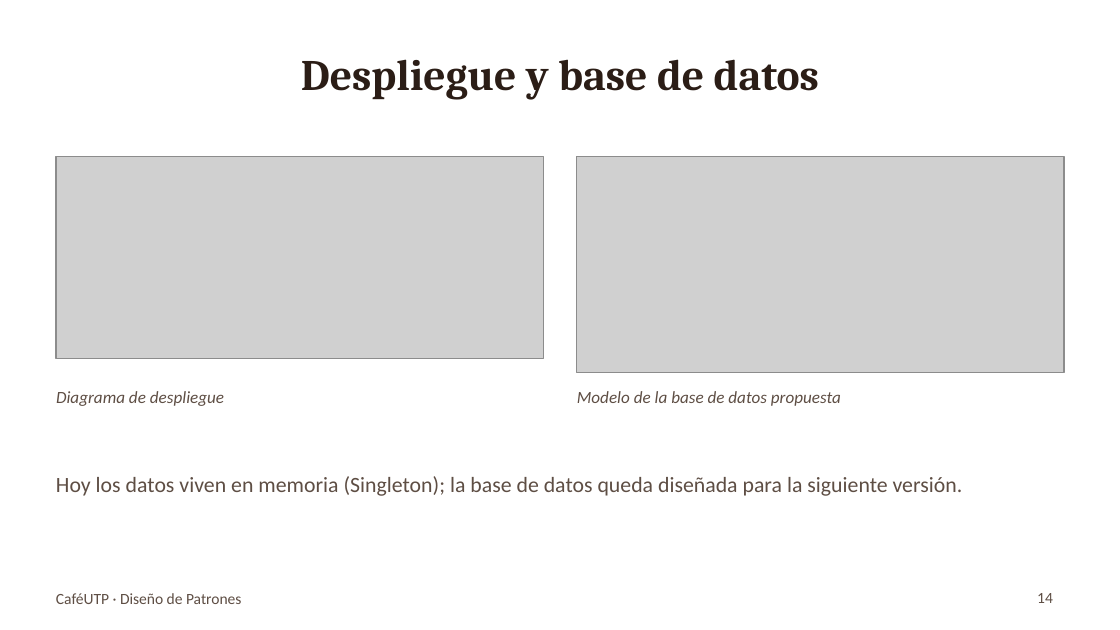
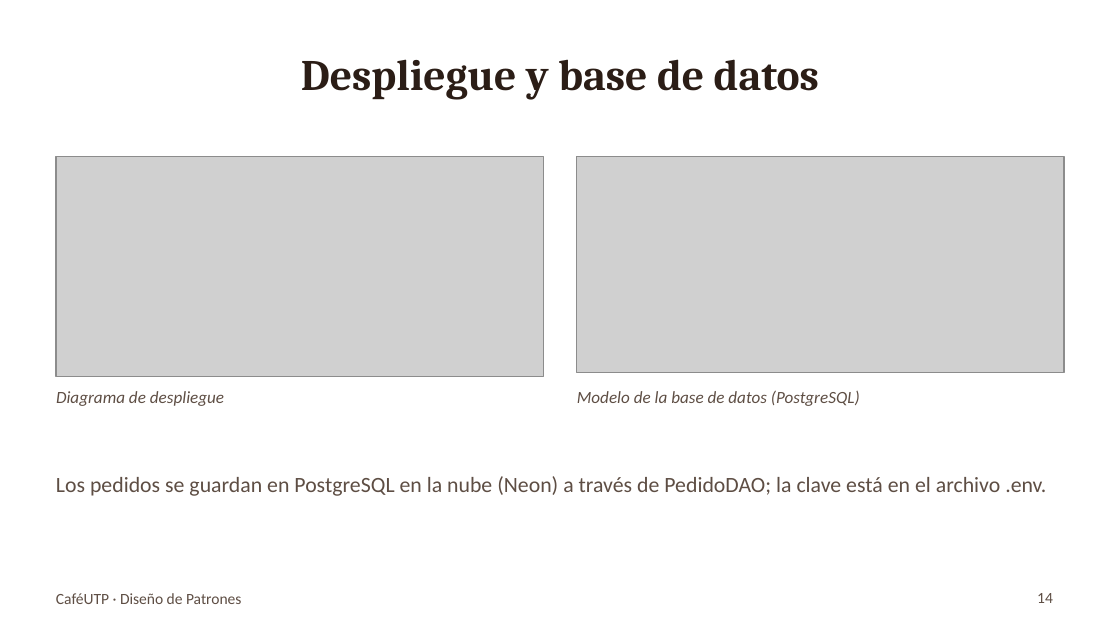
Before and after one commit to gian1475/Patrones_final, a slide deck: slide 14 of entregables/Presentacion_CafeUTP.pptx. Drawn at 1120x630 pixels with LibreOffice and Linux fonts; fonts in the diff are those of the drawing; grey boxes stand for pictures. Boxes give left, top, right and bottom in pixels: in the first picture for what was removed or moved away, otherwise in the second. Text is boxed around its words. In the diff, an @@ line names an element or a change of style, - is before the commit and + after.

```diff
--- a/entregables/Presentacion_CafeUTP.pptx
+++ b/entregables/Presentacion_CafeUTP.pptx
@@ picture: place and size @@
-picture at box(56, 157, 543, 358)
+picture at box(56, 157, 543, 376)
@@ text at box(577, 390, 860, 406): text changed @@
-Modelo de la base de datos propuesta
+Modelo de la base de datos (PostgreSQL)
@@ text at box(56, 476, 1046, 496): text changed @@
-Hoy los datos viven en memoria (Singleton); la base de datos queda diseñada para la siguiente versión.
+Los pedidos se guardan en PostgreSQL en la nube (Neon) a través de PedidoDAO; la clave está en el archivo .env.
```
Also in this commit, not shown: 13 other slides changed, 18 other files.
